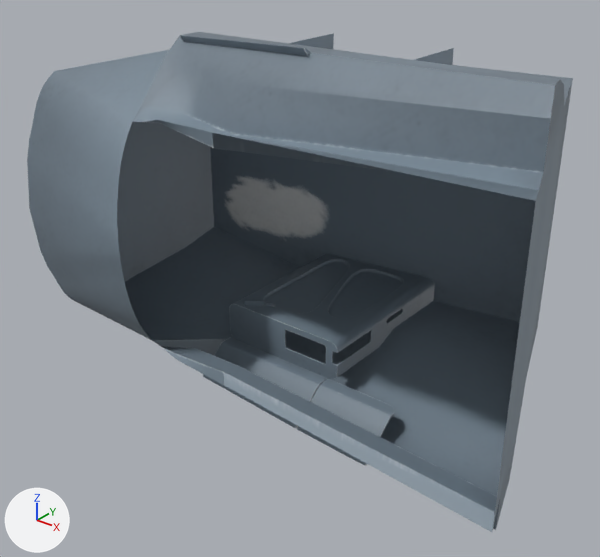
The glTF model cockpit/MiG-15bis-Cockpit.gltf, before and after one commit.
Rendered twice from a camera (50 mm lens) standing at (3.152, -1.926, 0.87) and looking at (1.852, -0.301, -0.137). The lights are fixed; the arrows at lower left show +X, +Y and +Z.

Names of what the first picture shows: 'CP_CockpitWell', 'CP_LBox', 'CP_LPFar', 'CP_LPNear', 'CP_RPan'.
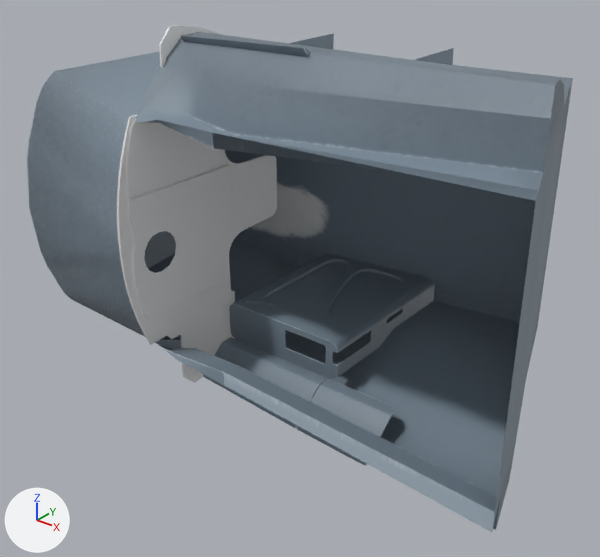
Edits to the scene script, one JSON object a line:
```json
{"op": "add", "block": "mat_blackmetal_001", "code": ["mat_blackmetal_001 = principled_material('BlackMetal.001')", "mat_blackmetal_001.base_color = (0.8, 0.8, 0.8)  # white #e7e7e7"]}
{"op": "add", "block": "me_cylinder_005", "code": ["me_cylinder_005 = bpy.data.meshes.new('Cylinder.005')", "me_cylinder_005.from_pydata(...)  # 256 vertices, 464 faces; spans x 1.543..1.558, y -0.632..-0.259, z 0.127..0.338", "me_cylinder_005.materials.append(mat_blackmetal_001)  # its picture is missing"]}
{"op": "add", "block": "me_cylinder_002", "code": ["me_cylinder_002 = bpy.data.meshes.new('Cylinder.002')", "me_cylinder_002.from_pydata(...)  # 347 vertices, 622 faces; spans x 1.543..1.558, y -0.639..-0.256, z -0.238..0.121", "me_cylinder_002.materials.append(mat_blackmetal_001)  # its picture is missing"]}
{"op": "add", "block": "me_cylinder_001", "code": ["me_cylinder_001 = bpy.data.meshes.new('Cylinder.001')", "me_cylinder_001.from_pydata(...)  # 334 vertices, 502 faces; spans x 1.546..1.553, y -0.672..-0.044, z -0.528..0.529", "me_cylinder_001.materials.append(mat_blackmetal_001)  # its picture is missing"]}
{"op": "add", "block": "ob_pnl_lplate_002", "code": ["ob_pnl_lplate_002 = bpy.data.objects.new('PNL_LPlate.002', me_cylinder_005)", "ob_pnl_lplate_002.location = (0.0, 0.0, 0.0)"]}
{"op": "add", "block": "ob_pnl_lplate_001", "code": ["ob_pnl_lplate_001 = bpy.data.objects.new('PNL_LPlate.001', me_cylinder_002)", "ob_pnl_lplate_001.location = (0.0, 0.0, 0.0)"]}
{"op": "add", "block": "ob_pnl_lplate", "code": ["ob_pnl_lplate = bpy.data.objects.new('PNL_LPlate', me_cylinder_001)", "ob_pnl_lplate.location = (0.0, 0.0, 0.0)"]}
```

Location of each change, (x1, y1, x2, y2) in pixels of the pictures (600 x 557 px):
```json
{"object": "PNL_LPlate.001", "change": "added", "after": [128, 164, 232, 319]}
{"object": "PNL_LPlate", "change": "added", "after": [117, 25, 277, 382]}
{"object": "PNL_LPlate.002", "change": "added", "after": [126, 119, 229, 197]}
{"object": "CP_CockpitWell.001", "change": "unchanged, uncovered by the edit", "after": [27, 77, 144, 336]}
```
